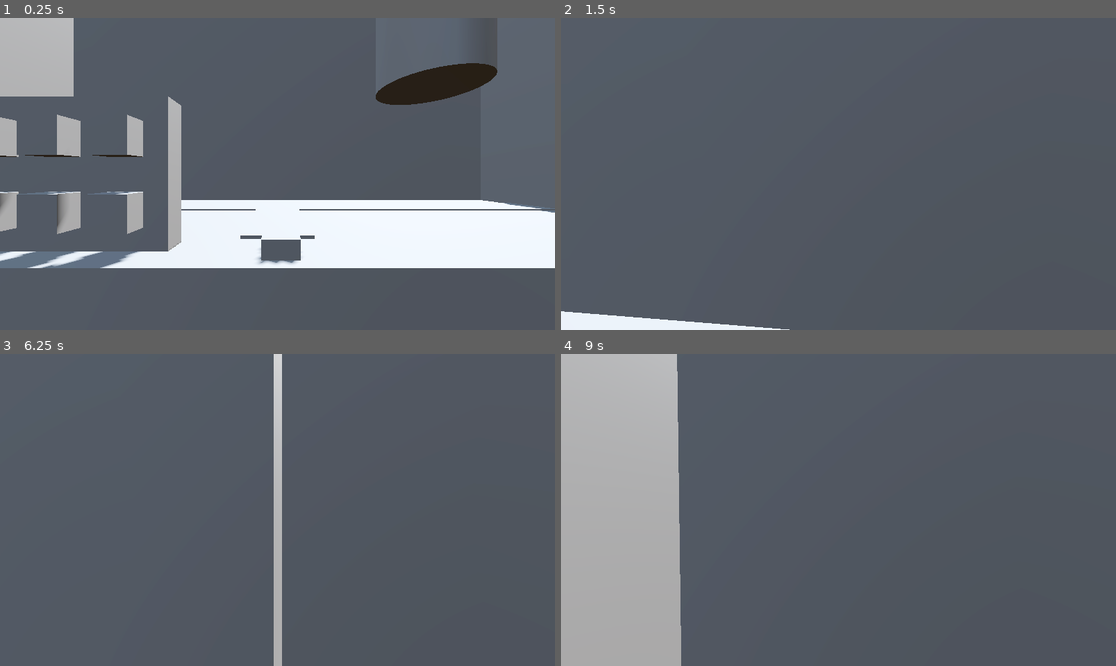
Above: before the commit, frames 1-4 (two rows, left to right).
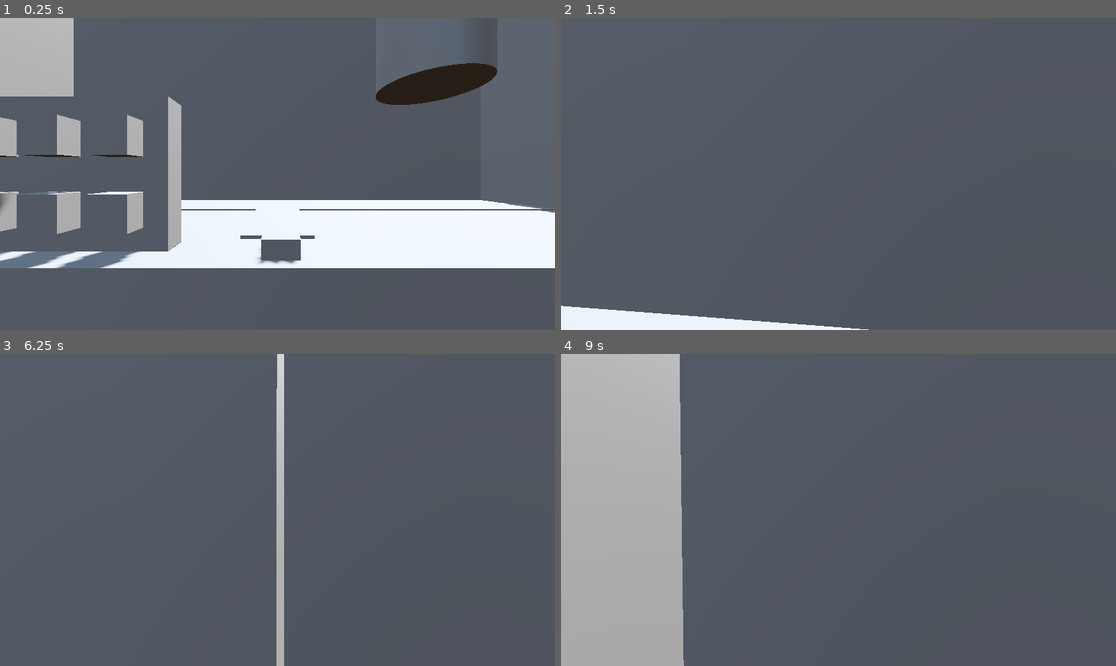
Above: after the commit, the same moments.

Repository: MrAwesomeOwl/scamajohn
Game: Godot game, scene res://main.tscn
The game is run twice, just before and just after one commit, with the same random seed, the same clock (stepped at 60 frames per second) and the same inputs.
Inputs (mouse positions are in pixels of both pictures, inside the frame that each line leads up to):
- Up to frame 1 (0.25 s): no input
- Up to frame 2 (1.5 s): tap Enter (ui_accept) at 0.5, 0.77 s; move the mouse to (866, 174) at 0.52 s; hold W (forward) from 0.53 s (still down); click (866, 174) at 0.6 s; move the mouse to (810, 174) at 1.27 s; click (810, 174) at 1.35 s
- Up to frame 3 (6.25 s): tap Enter (ui_accept) at 1.52, 2, 2.75, 3.02, 3.5, 3.77, 4.25, 4.52, 5, 6.02 s; move the mouse to (288, 503) at 2.02 s; click (288, 503) at 2.1 s; move the mouse to (271, 516) at 2.77 s; click (271, 516) at 2.85 s; move the mouse to (316, 513) at 3.52 s; click (316, 513) at 3.6 s; move the mouse to (233, 506) at 4.27 s; click (233, 506) at 4.35 s; move the mouse to (283, 510) at 5.02 s; click (283, 510) at 5.1 s; move the mouse to (255, 503) at 5.77 s; release W (forward) at 5.78 s; hold D (right) from 5.78 s (still down); click (255, 503) at 5.85 s
- Up to frame 4 (9 s): move the mouse to (866, 510) at 6.52 s; release D (right) at 6.53 s; hold W (forward) 6.53-8.78 s; click (866, 510) at 6.6 s; tap Enter (ui_accept) at 6.77, 7.52 s; move the mouse to (810, 510) at 7.27 s; click (810, 510) at 7.35 s; move the mouse to (849, 503) at 8.02 s; click (849, 503) at 8.1 s; move the mouse to (832, 516) at 8.77 s; hold A (left) from 8.78 s (still down); click (832, 516) at 8.85 s

The runs differ from the first frame. In frame 1, 0.2% of the frame differs, in the area x 7-25%, y 55-81%; in frame 2, 0.9%, in the area x 0-56%, y 92-100%; in frame 3, 0.9%; in frame 4, 0.4%.
Error after the commit: Cannot call method 'has_meta' on a null value. (res://scripts/character.gd:26)

Commit message:
SpawnObjectButtons

Diff:
--- a/main.tscn
+++ b/main.tscn
@@ -1,6 +1,7 @@
 [gd_scene load_steps=18 format=3 uid="uid://cfrm7fkwks3ss"]
 
 [ext_resource type="PackedScene" uid="uid://did4yjlfq5bun" path="res://scenes/character.tscn" id="1_ig7tw"]
+[ext_resource type="Script" uid="uid://bcogm4tt1hffe" path="res://spawnObject.gd" id="2_0xm2m"]
 
 [sub_resource type="ProceduralSkyMaterial" id="ProceduralSkyMaterial_ig7tw"]
 sky_horizon_color = Color(0.662243, 0.671743, 0.686743, 1)
@@ -27,10 +28,6 @@
 
 [sub_resource type="BoxMesh" id="BoxMesh_1bvp3"]
 
-[sub_resource type="CylinderShape3D" id="CylinderShape3D_1bvp3"]
-height = 9.97119
-radius = 1.00732
-
 [sub_resource type="CylinderMesh" id="CylinderMesh_lquwl"]
 
 [sub_resource type="BoxShape3D" id="BoxShape3D_ig7tw"]
@@ -153,18 +150,11 @@
 transform = Transform3D(1.5, 0, 0, 0, 1.5, 0, 0, 0, 1.5, -7.37335, 1.87602, -5.30767)
 mesh = SubResource("BoxMesh_1bvp3")
 
-[node name="Pipe" type="StaticBody3D" parent="."]
-transform = Transform3D(1, 0, 0, 0, 1, 0, 0, 0, 1, 3.18507, 3.2579, -4.30645)
-
-[node name="CollisionShape3D" type="CollisionShape3D" parent="Pipe"]
-transform = Transform3D(1, 0, 0, 0, 1, 0, 0, 0, 1, 0, 5.35132, 0)
-shape = SubResource("CylinderShape3D_1bvp3")
-
-[node name="MeshInstance3D" type="MeshInstance3D" parent="Pipe"]
-transform = Transform3D(2, 0, 0, 0, 5, 0, 0, 0, 2, 0, 5.3814, 0)
+[node name="Pipe" type="MeshInstance3D" parent="."]
+transform = Transform3D(2, 0, 0, 0, 5, 0, 0, 0, 2, 3.18507, 8.6393, -4.30645)
 cast_shadow = 0
 mesh = SubResource("CylinderMesh_lquwl")
-skeleton = NodePath("../CollisionShape3D")
+skeleton = NodePath("")
 
 [node name="ButtonBoard" type="StaticBody3D" parent="."]
 transform = Transform3D(1, 0, 0, 0, 1, 0, 0, 0, 1, -2.72546, 1.38894, -2.4295)
@@ -202,90 +192,115 @@
 transform = Transform3D(0.4, 0, 0, 0, 0.4, 0, 0, 0, 0.4, 0, 0, 0)
 mesh = SubResource("BoxMesh_lquwl")
 
-[node name="Button1" type="StaticBody3D" parent="."]
+[node name="CatButton" type="StaticBody3D" parent="."]
 transform = Transform3D(1, 0, 0, 0, 1, 0, 0, 0, 1, -1.70561, 2.23241, -2.23215)
-
-[node name="CollisionShape3D" type="CollisionShape3D" parent="Button1"]
-transform = Transform3D(0.4, 0, 0, 0, 0.4, 0, 0, 0, 0.4, 0, 0, 0)
-shape = SubResource("BoxShape3D_1bvp3")
-
-[node name="MeshInstance3D" type="MeshInstance3D" parent="Button1"]
-transform = Transform3D(0.4, 0, 0, 0, 0.4, 0, 0, 0, 0.4, 0, 0, 0)
-mesh = SubResource("BoxMesh_lquwl")
-
-[node name="Button2" type="StaticBody3D" parent="."]
+script = ExtResource("2_0xm2m")
+object_scene = "res://scenes/objects/cube.tscn"
+metadata/isButton = true
+
+[node name="CollisionShape3D" type="CollisionShape3D" parent="CatButton"]
+transform = Transform3D(0.4, 0, 0, 0, 0.4, 0, 0, 0, 0.4, 0, 0, 0)
+shape = SubResource("BoxShape3D_1bvp3")
+
+[node name="MeshInstance3D" type="MeshInstance3D" parent="CatButton"]
+transform = Transform3D(0.4, 0, 0, 0, 0.4, 0, 0, 0, 0.4, 0, 0, 0)
+cast_shadow = 0
+mesh = SubResource("BoxMesh_lquwl")
+
+[node name="BlackHoleButton" type="StaticBody3D" parent="."]
 transform = Transform3D(1, 0, 0, 0, 1, 0, 0, 0, 1, -1.70561, 1.43686, -2.23215)
-
-[node name="CollisionShape3D" type="CollisionShape3D" parent="Button2"]
-transform = Transform3D(0.4, 0, 0, 0, 0.4, 0, 0, 0, 0.4, 0, 0, 0)
-shape = SubResource("BoxShape3D_1bvp3")
-
-[node name="MeshInstance3D" type="MeshInstance3D" parent="Button2"]
-transform = Transform3D(0.4, 0, 0, 0, 0.4, 0, 0, 0, 0.4, 0, 0, 0)
-mesh = SubResource("BoxMesh_lquwl")
-
-[node name="Button3" type="StaticBody3D" parent="."]
+script = ExtResource("2_0xm2m")
+object_scene = "res://scenes/objects/cube.tscn"
+metadata/isButton = true
+
+[node name="CollisionShape3D" type="CollisionShape3D" parent="BlackHoleButton"]
+transform = Transform3D(0.4, 0, 0, 0, 0.4, 0, 0, 0, 0.4, 0, 0, 0)
+shape = SubResource("BoxShape3D_1bvp3")
+
+[node name="MeshInstance3D" type="MeshInstance3D" parent="BlackHoleButton"]
+transform = Transform3D(0.4, 0, 0, 0, 0.4, 0, 0, 0, 0.4, 0, 0, 0)
+mesh = SubResource("BoxMesh_lquwl")
+
+[node name="NukeButton" type="StaticBody3D" parent="."]
 transform = Transform3D(1, 0, 0, 0, 1, 0, 0, 0, 1, -2.406, 2.23241, -2.23215)
-
-[node name="CollisionShape3D" type="CollisionShape3D" parent="Button3"]
-transform = Transform3D(0.4, 0, 0, 0, 0.4, 0, 0, 0, 0.4, 0, 0, 0)
-shape = SubResource("BoxShape3D_1bvp3")
-
-[node name="MeshInstance3D" type="MeshInstance3D" parent="Button3"]
-transform = Transform3D(0.4, 0, 0, 0, 0.4, 0, 0, 0, 0.4, 0, 0, 0)
-mesh = SubResource("BoxMesh_lquwl")
-
-[node name="Button4" type="StaticBody3D" parent="."]
+script = ExtResource("2_0xm2m")
+object_scene = "res://scenes/objects/cube.tscn"
+metadata/isButton = true
+
+[node name="CollisionShape3D" type="CollisionShape3D" parent="NukeButton"]
+transform = Transform3D(0.4, 0, 0, 0, 0.4, 0, 0, 0, 0.4, 0, 0, 0)
+shape = SubResource("BoxShape3D_1bvp3")
+
+[node name="MeshInstance3D" type="MeshInstance3D" parent="NukeButton"]
+transform = Transform3D(0.4, 0, 0, 0, 0.4, 0, 0, 0, 0.4, 0, 0, 0)
+mesh = SubResource("BoxMesh_lquwl")
+
+[node name="GiftCardButton" type="StaticBody3D" parent="."]
 transform = Transform3D(1, 0, 0, 0, 1, 0, 0, 0, 1, -2.406, 1.43686, -2.23215)
-
-[node name="CollisionShape3D" type="CollisionShape3D" parent="Button4"]
-transform = Transform3D(0.4, 0, 0, 0, 0.4, 0, 0, 0, 0.4, 0, 0, 0)
-shape = SubResource("BoxShape3D_1bvp3")
-
-[node name="MeshInstance3D" type="MeshInstance3D" parent="Button4"]
-transform = Transform3D(0.4, 0, 0, 0, 0.4, 0, 0, 0, 0.4, 0, 0, 0)
-mesh = SubResource("BoxMesh_lquwl")
-
-[node name="Button5" type="StaticBody3D" parent="."]
+script = ExtResource("2_0xm2m")
+object_scene = "res://scenes/objects/cube.tscn"
+metadata/isButton = true
+
+[node name="CollisionShape3D" type="CollisionShape3D" parent="GiftCardButton"]
+transform = Transform3D(0.4, 0, 0, 0, 0.4, 0, 0, 0, 0.4, 0, 0, 0)
+shape = SubResource("BoxShape3D_1bvp3")
+
+[node name="MeshInstance3D" type="MeshInstance3D" parent="GiftCardButton"]
+transform = Transform3D(0.4, 0, 0, 0, 0.4, 0, 0, 0, 0.4, 0, 0, 0)
+mesh = SubResource("BoxMesh_lquwl")
+
+[node name="NailJarButton" type="StaticBody3D" parent="."]
 transform = Transform3D(1, 0, 0, 0, 1, 0, 0, 0, 1, -3.106, 2.23241, -2.23215)
-
-[node name="CollisionShape3D" type="CollisionShape3D" parent="Button5"]
-transform = Transform3D(0.4, 0, 0, 0, 0.4, 0, 0, 0, 0.4, 0, 0, 0)
-shape = SubResource("BoxShape3D_1bvp3")
-
-[node name="MeshInstance3D" type="MeshInstance3D" parent="Button5"]
-transform = Transform3D(0.4, 0, 0, 0, 0.4, 0, 0, 0, 0.4, 0, 0, 0)
-mesh = SubResource("BoxMesh_lquwl")
-
-[node name="Button6" type="StaticBody3D" parent="."]
+script = ExtResource("2_0xm2m")
+object_scene = "res://scenes/objects/cube.tscn"
+metadata/isButton = true
+
+[node name="CollisionShape3D" type="CollisionShape3D" parent="NailJarButton"]
+transform = Transform3D(0.4, 0, 0, 0, 0.4, 0, 0, 0, 0.4, 0, 0, 0)
+shape = SubResource("BoxShape3D_1bvp3")
+
+[node name="MeshInstance3D" type="MeshInstance3D" parent="NailJarButton"]
+transform = Transform3D(0.4, 0, 0, 0, 0.4, 0, 0, 0, 0.4, 0, 0, 0)
+mesh = SubResource("BoxMesh_lquwl")
+
+[node name="CanOfBeesButton" type="StaticBody3D" parent="."]
 transform = Transform3D(1, 0, 0, 0, 1, 0, 0, 0, 1, -3.106, 1.43686, -2.23215)
-
-[node name="CollisionShape3D" type="CollisionShape3D" parent="Button6"]
-transform = Transform3D(0.4, 0, 0, 0, 0.4, 0, 0, 0, 0.4, 0, 0, 0)
-shape = SubResource("BoxShape3D_1bvp3")
-
-[node name="MeshInstance3D" type="MeshInstance3D" parent="Button6"]
-transform = Transform3D(0.4, 0, 0, 0, 0.4, 0, 0, 0, 0.4, 0, 0, 0)
-mesh = SubResource("BoxMesh_lquwl")
-
-[node name="Button7" type="StaticBody3D" parent="."]
+script = ExtResource("2_0xm2m")
+object_scene = "res://scenes/objects/cube.tscn"
+metadata/isButton = true
+
+[node name="CollisionShape3D" type="CollisionShape3D" parent="CanOfBeesButton"]
+transform = Transform3D(0.4, 0, 0, 0, 0.4, 0, 0, 0, 0.4, 0, 0, 0)
+shape = SubResource("BoxShape3D_1bvp3")
+
+[node name="MeshInstance3D" type="MeshInstance3D" parent="CanOfBeesButton"]
+transform = Transform3D(0.4, 0, 0, 0, 0.4, 0, 0, 0, 0.4, 0, 0, 0)
+mesh = SubResource("BoxMesh_lquwl")
+
+[node name="TShirtButton" type="StaticBody3D" parent="."]
 transform = Transform3D(1, 0, 0, 0, 1, 0, 0, 0, 1, -3.806, 2.23241, -2.23215)
-
-[node name="CollisionShape3D" type="CollisionShape3D" parent="Button7"]
-transform = Transform3D(0.4, 0, 0, 0, 0.4, 0, 0, 0, 0.4, 0, 0, 0)
-shape = SubResource("BoxShape3D_1bvp3")
-
-[node name="MeshInstance3D" type="MeshInstance3D" parent="Button7"]
-transform = Transform3D(0.4, 0, 0, 0, 0.4, 0, 0, 0, 0.4, 0, 0, 0)
-mesh = SubResource("BoxMesh_lquwl")
-
-[node name="Button8" type="StaticBody3D" parent="."]
+script = ExtResource("2_0xm2m")
+object_scene = "res://scenes/objects/cube.tscn"
+metadata/isButton = true
+
+[node name="CollisionShape3D" type="CollisionShape3D" parent="TShirtButton"]
+transform = Transform3D(0.4, 0, 0, 0, 0.4, 0, 0, 0, 0.4, 0, 0, 0)
+shape = SubResource("BoxShape3D_1bvp3")
+
+[node name="MeshInstance3D" type="MeshInstance3D" parent="TShirtButton"]
+transform = Transform3D(0.4, 0, 0, 0, 0.4, 0, 0, 0, 0.4, 0, 0, 0)
+mesh = SubResource("BoxMesh_lquwl")
+
+[node name="LighterButton" type="StaticBody3D" parent="."]
 transform = Transform3D(1, 0, 0, 0, 1, 0, 0, 0, 1, -3.806, 1.43686, -2.23215)
-
-[node name="CollisionShape3D" type="CollisionShape3D" parent="Button8"]
-transform = Transform3D(0.4, 0, 0, 0, 0.4, 0, 0, 0, 0.4, 0, 0, 0)
-shape = SubResource("BoxShape3D_1bvp3")
-
-[node name="MeshInstance3D" type="MeshInstance3D" parent="Button8"]
-transform = Transform3D(0.4, 0, 0, 0, 0.4, 0, 0, 0, 0.4, 0, 0, 0)
-mesh = SubResource("BoxMesh_lquwl")
+script = ExtResource("2_0xm2m")
+object_scene = "res://scenes/objects/cube.tscn"
+metadata/isButton = true
+
+[node name="CollisionShape3D" type="CollisionShape3D" parent="LighterButton"]
+transform = Transform3D(0.4, 0, 0, 0, 0.4, 0, 0, 0, 0.4, 0, 0, 0)
+shape = SubResource("BoxShape3D_1bvp3")
+
+[node name="MeshInstance3D" type="MeshInstance3D" parent="LighterButton"]
+transform = Transform3D(0.4, 0, 0, 0, 0.4, 0, 0, 0, 0.4, 0, 0, 0)
+mesh = SubResource("BoxMesh_lquwl")
--- a/project.godot
+++ b/project.godot
@@ -14,6 +14,10 @@
 run/main_scene="uid://cfrm7fkwks3ss"
 config/features=PackedStringArray("4.4", "Mobile")
 config/icon="res://icon.svg"
+
+[autoload]
+
+Utils="*res://scripts/Utils.gd"
 
 [input]
 
--- /dev/null
+++ b/scripts/Utils.gd
@@ -0,0 +1,4 @@
+extends Node
+
+func wait(seconds:float):
+	await get_tree().create_timer(seconds).timeout
--- a/scripts/character.gd
+++ b/scripts/character.gd
@@ -23,7 +23,8 @@
 			held_object = null
 		elif looking_at_object is BaseObject:
 			held_object = looking_at_object
-
+		elif looking_at_object.has_meta('isButton'):
+			looking_at_object.press()
 
 	if held_object:
 		var ray_length = ($Camera.global_position - $Camera/ObjectlessLookRay.get_collision_point()).length()
--- /dev/null
+++ b/spawnObject.gd
@@ -0,0 +1,16 @@
+extends StaticBody3D
+
+@export var object_scene : String
+@onready var object = load(object_scene)
+
+func press():
+	var new_object = object.instantiate()
+	add_child(new_object)
+	new_object.global_transform.origin = Vector3(3.2, 10, -4.3)
+	for i in 20:
+		self.position.z -= 0.01
+		await Utils.wait(0.01)
+	await Utils.wait(0.5)
+	for i in 20:
+		self.position.z += 0.01
+		await Utils.wait(0.01)
Not shown, changed: Notes.txt
Not shown, added: scripts/Utils.gd.uid
Not shown, added: spawnObject.gd.uid
